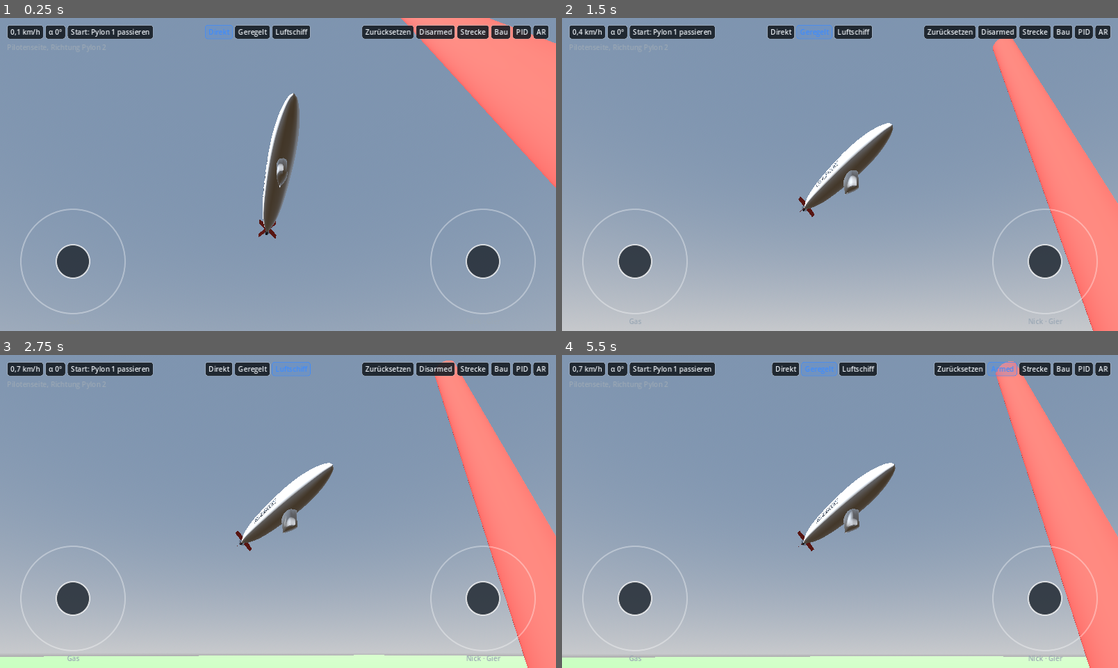
Above: before the commit, frames 1-4 (two rows, left to right).
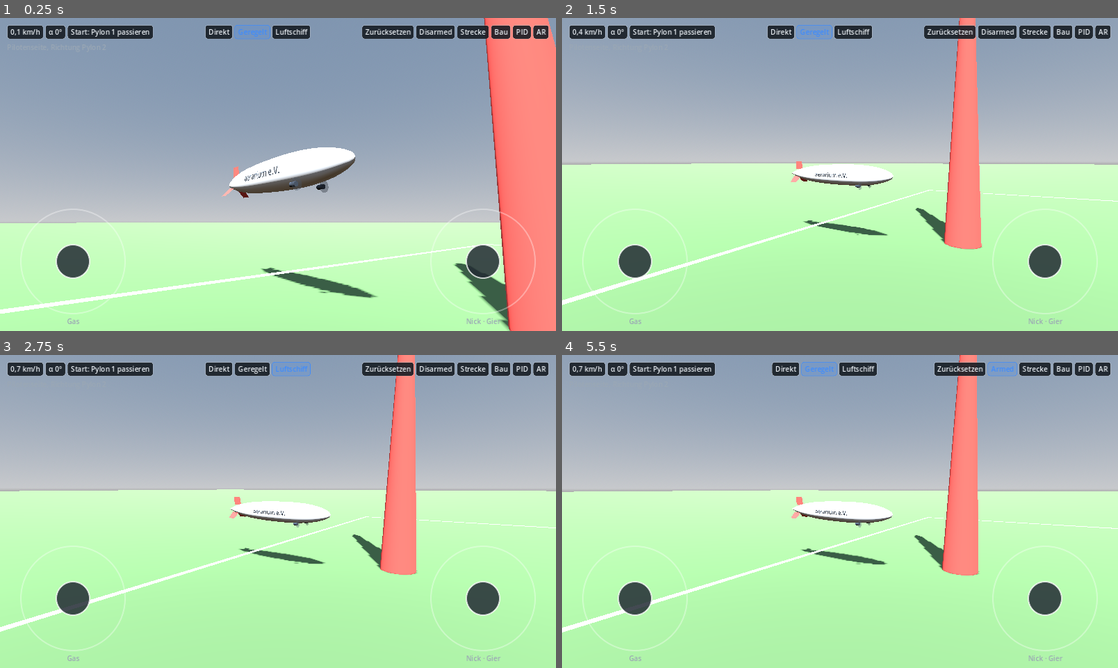
Above: after the commit, the same moments.

Repository: DerFink/AR-Airship-Regatta
Game: Godot game, scene res://main.tscn
Same seed, same stepped clock (60 frames per second), same inputs: the game is played once before the commit and once after it.
Inputs:
- Up to frame 1 (0.25 s): no input
- Up to frame 2 (1.5 s): click "Direkt" at 0.5 s; click "Geregelt" at 1.25 s
- Up to frame 3 (2.75 s): click "Luftschiff" at 2 s
- Up to frame 4 (5.5 s): click "Zurücksetzen" at 2.75 s; click "Disarmed" at 3.5 s; click "Direkt" at 4.25 s; click "Geregelt" at 5 s

The runs differ from the first frame. In frame 1, 62% of the frame differs, in the area x 0-100%, y 0-100%; in frame 2, 80%; in frame 3, 84%; in frame 4, 83%.

Commit message:
0.7.2: Start in 1,5 m Höhe, Pilot 6 m neben Pylon 1, Startmodell Chewie in Geregelt
Co-Authored-By: Claude Opus 5.5 <noreply@anthropic.com>
Claude-Session: https://claude.ai/code/session_01Xgsk6p1jBUDNUGARxk5h6Q

Diff:
--- a/course.gd
+++ b/course.gd
@@ -1,3 +1,4 @@
+# 2026-10-28 15:12 – Start in 1,5 m Höhe
 # 2026-10-28 09:02 – Startlage 1 m neben dem vorderen Pylon (Pilotenseite) statt genau davor
 # 2026-10-28 08:51 – Acht um beide Pylone: 4 Kontrollpunkte mit Seite und Richtung, falsche Durchgänge zählen nicht (weiterfliegen bis korrekt), Rundenzeiten; hinterer Pylon grün auf Höhe von Pylon 2 als Kurvensignal
 # 2026-10-28 08:14 – Erstversion: Strecke mit zwei Pylonen (Abstand einstellbar, Vorgabe „FN Hugo Eckener Cup“ = 18 m), weißes Rechteck (Pylonabstand + 2 × 3,5 m lang, 20 m breit), Farbwechsel des hinteren Pylons, Rundenzähler (3 Runden) mit fliegendem Start
@@ -52,7 +53,7 @@
 const LINE_WIDTH := 0.10
 const START_BEHIND := 1.0        ## Bug steht so weit hinter der Linie des vorderen Pylons
 const START_BESIDE := 1.0        ## Abstand Hüllenseite ↔ vorderer Pylon (zur Pilotenseite hin)
-const START_HEIGHT := 4.0
+const START_HEIGHT := 1.5        ## Schwebehöhe am Start (m)
 const LAPS := 3
 const SETTINGS_PATH := "user://strecke.cfg"
 
--- a/flight_controller.gd
+++ b/flight_controller.gd
@@ -1,3 +1,4 @@
+# 2026-10-28 15:12 – Startmodus „Geregelt“; settings_outdated (Einstellungen Version 4)
 # 2026-10-28 08:51 – Testhilfe Nick begrenzen (Standard an, ±5°), gespeichert; Weitergabe an die Physik
 # 2026-10-28 07:53 – Mischer ohne Fahrtabhängigkeit (kein Fahrtmesser am echten Modell): Leitwerk und Schwenkmotoren je eigene Zuordnung, Stärke getrennt (tail_gain, vec_gain); Mischmodi und Ausschlag-max ersetzt; Einstellungen Version 3
 # 2026-10-28 00:15 – Mode 4 „Luftschiff“ (Roll frei/ungedämpft, Nick gegen Horizont, Gier um die Senkrechte, in die Schräglage umgerechnet); MODE_NAMES; apply_model_gains() für PID-Vorgaben je Modell
@@ -49,10 +50,12 @@
 const SETTINGS_PATH := "user://flight_controller.cfg"
 ## Version der gespeicherten Einstellungen. Ab 2 gilt der volle Ruderausschlag
 ## als Standard – ältere Dateien (mit 50 %) übernehmen ihn nicht mehr.
-const SETTINGS_VERSION := 3
+const SETTINGS_VERSION := 4
+## true = keine oder ältere Einstellungsdatei → Modell-Vorgaben übernehmen
+var settings_outdated := true
 
 @export var airship: AirshipPhysics
-@export var mode: Mode = Mode.DIRECT:
+@export var mode: Mode = Mode.STABILIZED:     ## Start in „Geregelt“
 	set(v): mode = v; _reset_integrators(); mode_changed.emit(v)
 ## Stick-Belegung. Gier liegt IMMER auf dem rechten Knüppel (links/rechts),
 ## weil aktives Rollen beim Luftschiff keine Rolle spielt.
@@ -399,6 +402,7 @@
 	var cfg := ConfigFile.new()
 	if cfg.load(SETTINGS_PATH) != OK:
 		return
+	settings_outdated = int(cfg.get_value("general", "version", 1)) < SETTINGS_VERSION
 	for m in pids:
 		for a in pids[m]:
 			for p in UI_PARAMS:
@@ -406,7 +410,7 @@
 				pids[m][a].set(p.term, cfg.get_value(key, p.term, pids[m][a].get(p.term)))
 	stick_mode = cfg.get_value("general", "stick_mode", stick_mode)
 	# Stärken erst ab Version 3 (vorher gab es den fahrtabhängigen Mischer)
-	if int(cfg.get_value("general", "version", 1)) >= SETTINGS_VERSION:
+	if int(cfg.get_value("general", "version", 1)) >= 3:
 		tail_gain = cfg.get_value("general", "tail_gain", tail_gain)
 		vec_gain = cfg.get_value("general", "vec_gain", vec_gain)
 	pitch_limit_on = cfg.get_value("test", "pitch_limit_on", pitch_limit_on)
--- a/main.gd
+++ b/main.gd
@@ -1,3 +1,4 @@
+# 2026-10-28 15:12 – Pilot 6 m neben Pylon 1; Startmodell Chewie; PID-Vorgaben beim ersten Start bzw. nach Update übernehmen
 # 2026-10-28 08:51 – Bug-Position x und z an die Strecke (Seite am Pylon)
 # 2026-10-28 08:14 – Strecke als eigener Node (Course): einstellbarer Pylonabstand, weißes Feld, Rundenzählung; Start 1 m hinter dem vorderen Pylon; Ansicht „Strecke“
 # 2026-10-28 00:15 – PID-Vorgaben beim Modellwechsel an den Flugcontroller
@@ -26,8 +27,8 @@
 # --- Strecke und Pilot (Meter) ------------------------------------------------
 # Draufsicht: vorderer Pylon bei x = 0, hinterer Pylon bei x = Abstand (Course).
 # Der Pilot steht wie ein RC-Pilot fest am Boden: 1 m Richtung Streckenmitte,
-# 3 m seitlich neben Pylon 1, Augenhöhe 1,7 m – Blick die Strecke entlang.
-const PILOT_EYE := Vector3(1.0, 1.7, 3.0)
+# 6 m seitlich neben Pylon 1, Augenhöhe 1,7 m – Blick die Strecke entlang.
+const PILOT_EYE := Vector3(1.0, 1.7, 6.0)
 ## Fester Bildwinkel wie mit bloßem Auge (kein Zoom – weit weg = klein).
 const FOV := 60.0
 
@@ -114,7 +115,7 @@
 func _build_ship() -> void:
 	ship = AirshipPhysics.new()
 	ship.name = "Airship"
-	AirshipPresets.albacore_default(ship)    # Startmodell: Albacore
+	AirshipPresets.chewie(ship)              # Startmodell: Chewie
 	# Start: Bug 1 m hinter dem vorderen Pylon, Nase Richtung hinterer Pylon
 	ship.transform = course.start_transform(ship)
 	visual = AirshipVisual.new()
@@ -200,6 +201,10 @@
 	course_panel.course_changed.connect(reset_ship)
 	# Modellwahl im Baukasten: PID-Standardwerte des Modells übernehmen
 	ship.model_applied.connect(func(): fc.apply_model_gains(ship.fc_gains))
+	# Erster Start (oder Einstellungen aus älterer Version): PID-Vorgaben des
+	# Startmodells übernehmen; danach bleiben die eigenen Werte erhalten.
+	if fc.settings_outdated:
+		fc.apply_model_gains(ship.fc_gains)
 	builder.closed.connect(func(): _set_view(View.FLY))
 	builder.share_requested.connect(func(): _set_view(View.SHARE))
 	builder.view_reset_requested.connect(reset_view)
Not shown, changed: export_presets.cfg
